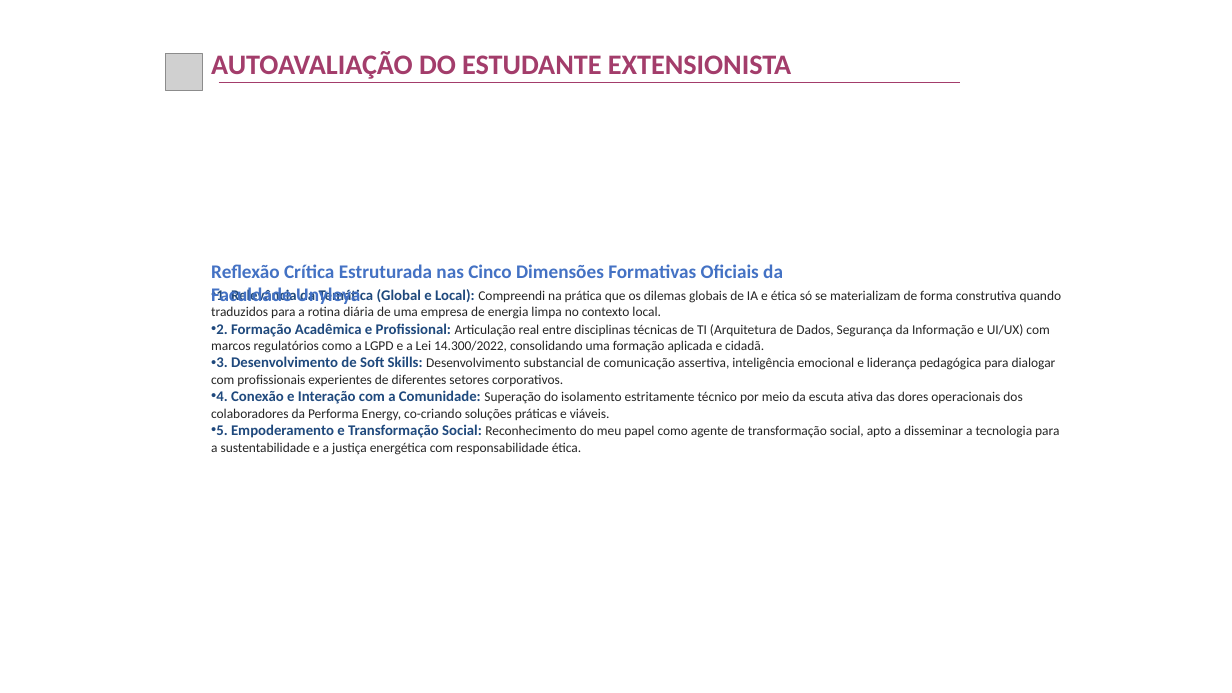
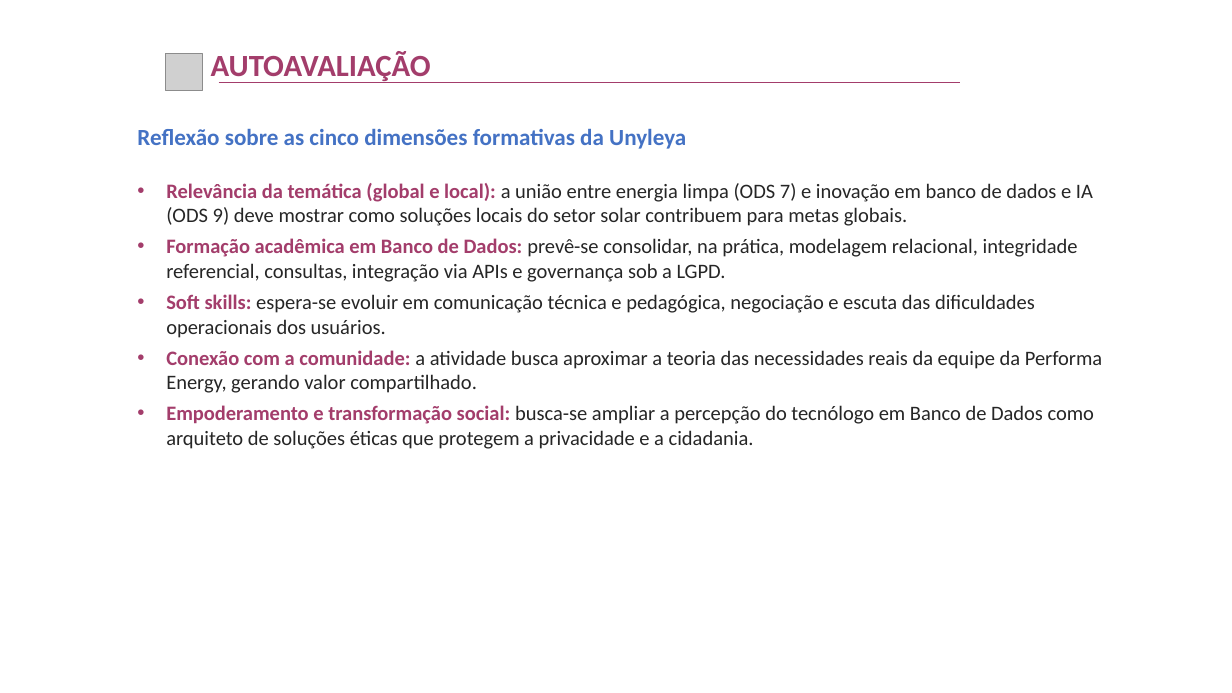
Before and after one commit to rafasants1/apex, a slide deck: slide 17 of TEMPLATE_PREENCHIDO_APEX_V_PERFORMA_ENERGY.pptx. Drawn at 1232x693 pixels with LibreOffice and Linux fonts; fonts in the diff are those of the drawing; grey boxes stand for pictures; background and template pictures are left out. Boxes give left, top, right and bottom in pixels: in the first picture for what was removed or moved away, otherwise in the second. Text is boxed around its words. In the diff, an @@ line names an element or a change of style, - is before the commit and + after.

Commit message:
feat(apex-v): aplicacao integral das correcoes ABNT/layout, pacotes modulares M1/M2 e suite Performalog Atendimento

```diff
--- a/TEMPLATE_PREENCHIDO_APEX_V_PERFORMA_ENERGY.pptx
+++ b/TEMPLATE_PREENCHIDO_APEX_V_PERFORMA_ENERGY.pptx
@@ text at <box>211,51,431,83</box>: text changed; size 22 to 24 pt @@
-AUTOAVALIAÇÃO DO ESTUDANTE EXTENSIONISTA
+AUTOAVALIAÇÃO
@@ text at <box>137,129,686,149</box>: text changed; size 15 to 18 pt @@
-Reflexão Crítica Estruturada nas Cinco Dimensões Formativas Oficiais da Faculdade Unyleya
+Reflexão sobre as cinco dimensões formativas da Unyleya
@@ text at <box>166,183,1102,449</box>: text changed; size 10.5 to 16 pt @@
-• 1. Relevância da Temática (Global e Local): Compreendi na prática que os dilemas globais de IA e ética só se materializam de forma construtiva quando traduzidos para a rotina diária de uma empresa de energia limpa no contexto local.
-• 2. Formação Acadêmica e Profissional: Articulação real entre disciplinas técnicas de TI (Arquitetura de Dados, Segurança da Informação e UI/UX) com marcos regulatórios como a LGPD e a Lei 14.300/2022, consolidando uma formação aplicada e cidadã.
-• 3. Desenvolvimento de Soft Skills: Desenvolvimento substancial de comunicação assertiva, inteligência emocional e liderança pedagógica para dialogar com profissionais experientes de diferentes setores corporativos.
-• 4. Conexão e Interação com a Comunidade: Superação do isolamento estritamente técnico por meio da escuta ativa das dores operacionais dos colaboradores da Performa Energy, co-criando soluções práticas e viáveis.
-• 5. Empoderamento e Transformação Social: Reconhecimento do meu papel como agente de transformação social, apto a disseminar a tecnologia para a sustentabilidade e a justiça energética com responsabilidade ética.
+• Relevância da temática (global e local): a união entre energia limpa (ODS 7) e inovação em banco de dados e IA (ODS 9) deve mostrar como soluções locais do setor solar contribuem para metas globais.
+• Formação acadêmica em Banco de Dados: prevê-se consolidar, na prática, modelagem relacional, integridade referencial, consultas, integração via APIs e governança sob a LGPD.
+• Soft skills: espera-se evoluir em comunicação técnica e pedagógica, negociação e escuta das dificuldades operacionais dos usuários.
+• Conexão com a comunidade: a atividade busca aproximar a teoria das necessidades reais da equipe da Performa Energy, gerando valor compartilhado.
+• Empoderamento e transformação social: busca-se ampliar a percepção do tecnólogo em Banco de Dados como arquiteto de soluções éticas que protegem a privacidade e a cidadania.
```
Also in this commit, not shown: 19 other slides changed, 43 other files.
